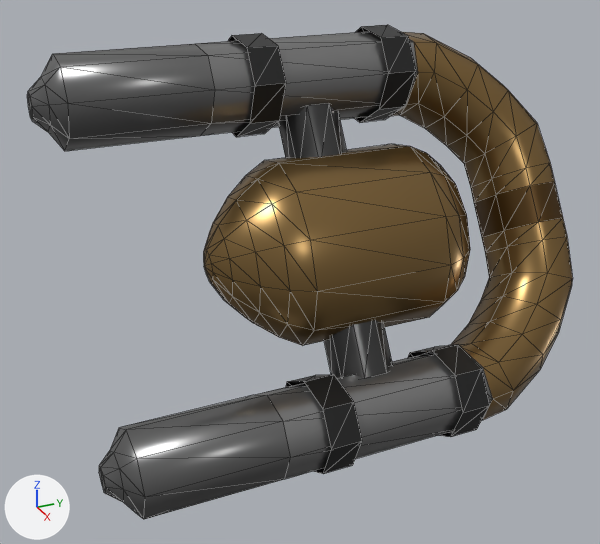
One commit to the glTF model public/models/enemies/newsh2-191-f3.glb: the scene before it, then after it.
Rendered twice from a 50 mm lens placed at (2.004, -0.743, 0.95), pointed at (-0.051, 0.182, -0.077). The lights are fixed; the arrows at lower left show +X, +Y and +Z. The picture after the commit comes second. Mesh edges are drawn as thin lines. Vertices at exactly the same position are counted once.

Script lines for the objects in view, before the commit:
```python
me_newsh2_191_f3 = bpy.data.meshes.new('newsh2-191-f3')
me_newsh2_191_f3.from_pydata(...)  # 386 vertices, 668 faces; spans x -0.46..0.38, y -0.5..1.07, z -0.58..0.58
# faces by material slot: [108, 64, 384, 16, 64, 32]
me_newsh2_191_f3.materials.append(mat_pal_9_newsh2_191)  # grey #797979
me_newsh2_191_f3.materials.append(mat_pal_10_newsh2_191)  # grey #8e8e8e
me_newsh2_191_f3.materials.append(mat_pal_25_newsh2_191)  # brown #8e7145
me_newsh2_191_f3.materials.append(mat_pal_21_newsh2_191)  # brown #553c18
me_newsh2_191_f3.materials.append(mat_pal_4_newsh2_191)  # dark grey #343434
me_newsh2_191_f3.materials.append(mat_pal_6_newsh2_191)  # dark grey #515151
ob_newsh2_191_f3 = bpy.data.objects.new('newsh2-191-f3', me_newsh2_191_f3)
ob_newsh2_191_f3.location = (0.0, 0.0, 0.0)
```
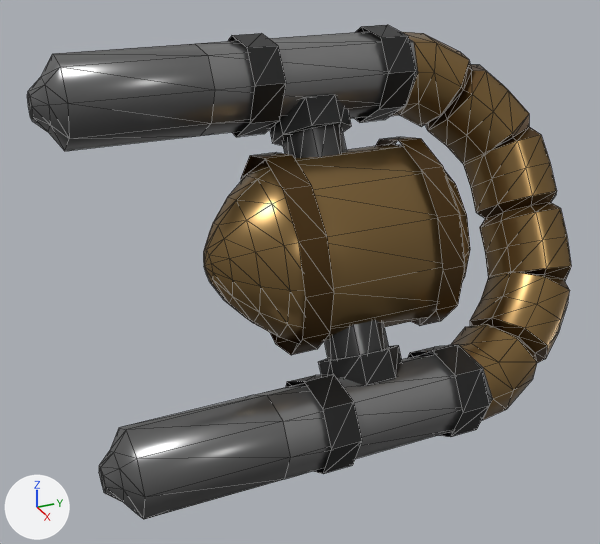
What differs and where, as boxes [x1, y1, x2, y2] in the pictures (600 x 544 px):
'newsh2-191-f3', reshaped
    before: [27, 25, 573, 519]
    after: [27, 25, 571, 519]
part 1 of me_newsh2_191_f3, added (brown)
    after: [375, 137, 465, 326]
part 2 of me_newsh2_191_f3, added (brown)
    after: [241, 152, 334, 355]
part 3 of me_newsh2_191_f3, added
    after: [270, 94, 351, 146]
part 4 of me_newsh2_191_f3, added
    after: [319, 345, 402, 385]
part 5 of me_newsh2_191_f3, cut back
    before: [400, 34, 573, 408]
    after: [400, 34, 571, 408]

What the commit changed:
me_newsh2_191_f3 is used by ob_newsh2_191_f3; location (0.0, 0.0, 0.0).
me_newsh2_191_f3 had 386 vertices, 668 faces and spanned x -0.46..0.38, y -0.5..1.07, z -0.58..0.58.
me_newsh2_191_f3 now has 538 vertices, 916 faces and spans x -0.46..0.38, y -0.5..1.07, z -0.58..0.58.
me_newsh2_191_f3 part 1: a new loose piece of 24 vertices spanning x -0.29..0.21, y 0.51..0.59, z -0.28..0.28, in mat_pal_21_newsh2_191 (brown #553c18).
me_newsh2_191_f3 part 2: a new loose piece of 24 vertices spanning x -0.29..0.21, y 0.08..0.17, z -0.28..0.28, in mat_pal_21_newsh2_191 (brown #553c18).
me_newsh2_191_f3 part 3: a new loose piece of 16 vertices spanning x -0.35..-0.11, y 0.18..0.4, z 0.23..0.42, in mat_pal_4_newsh2_191 (dark grey #343434).
me_newsh2_191_f3 part 4: a new loose piece of 16 vertices spanning x 0.03..0.26, y 0.18..0.4, z -0.42..-0.23, in mat_pal_4_newsh2_191 (dark grey #343434).
Part 5, on me_newsh2_191_f3:
48 vertices are removed from x -0.4..0.32, y 0.72..1.07, z -0.47..0.47.
176 faces are deleted.
98 vertices are added at x -0.41..0.32, y 0.71..1.07, z -0.49..0.48.
6 new vertices lie (0.04, -0.01, -0.08) away from vertices in x -0.11..0.15, y 0.84..1.07, z -0.18..-0.02.
11 new vertices lie (0.11, 0.0, 0.06) away from vertices in x -0.36..0.17, y 0.71..1.07, z -0.49..0.43.
5 new vertices lie (0.09, 0.0, 0.05) away from vertices in x -0.33..0.16, y 0.73..1.03, z -0.45..0.4.
160 new faces join them, mat_pal_25_newsh2_191 (brown #8e7145).
160 new faces join them, mat_pal_21_newsh2_191 (brown #553c18).
